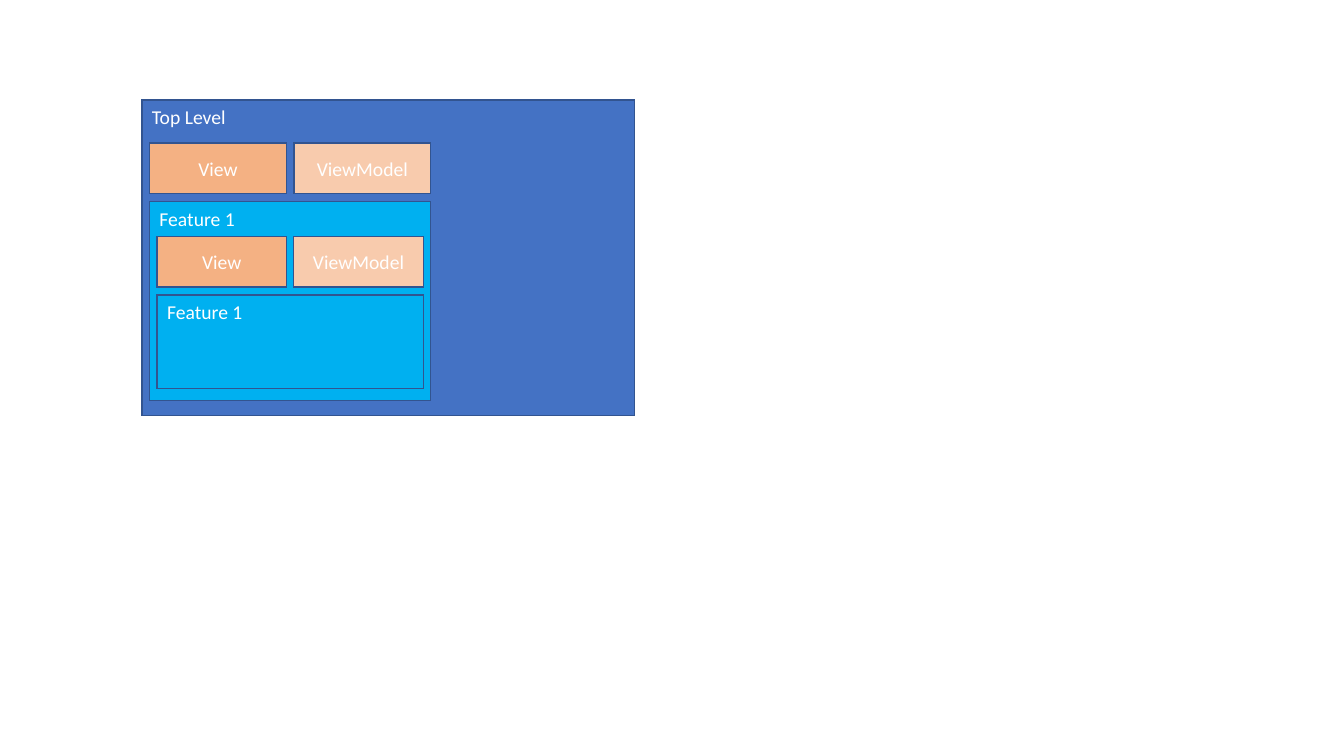
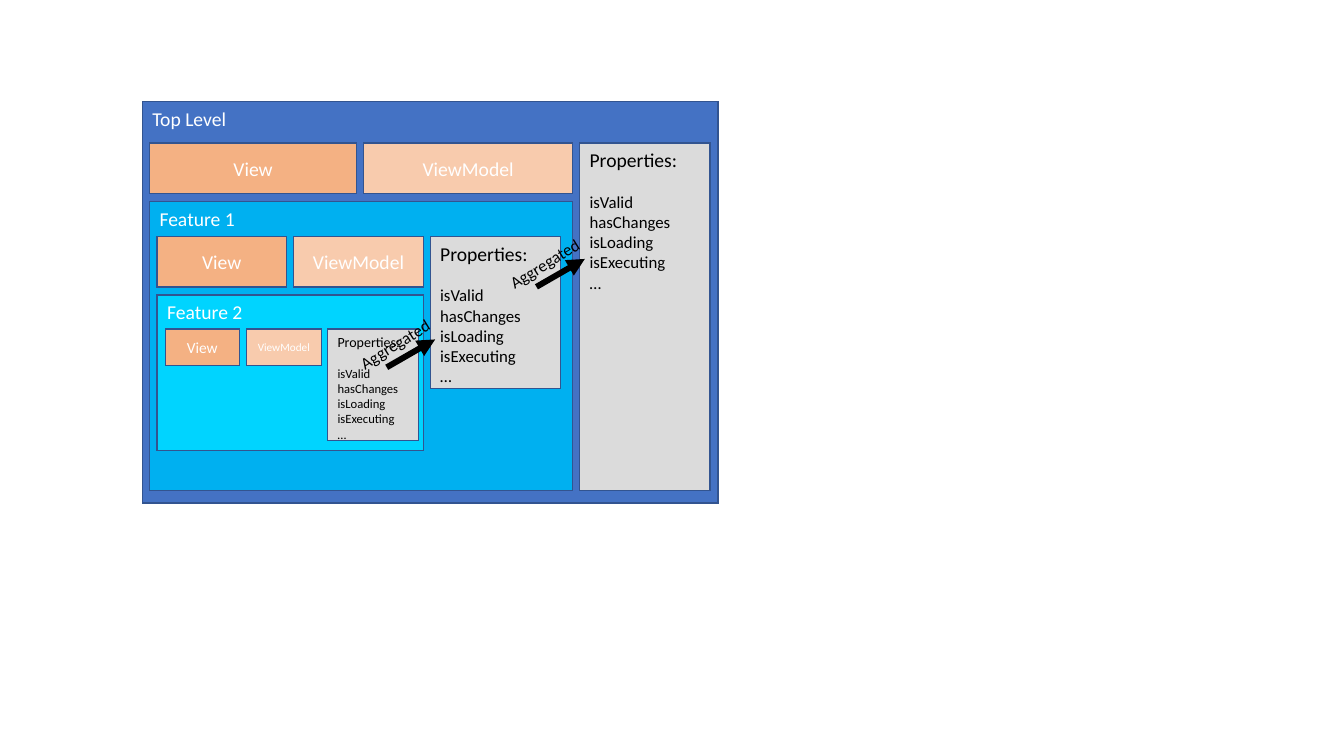
Before and after one commit to dolittle/Bifrost, a slide deck: slide 5 of Documentation/Diagrams.pptx. Drawn at 1344x756 pixels with LibreOffice and Linux fonts; fonts in the diff are those of the drawing. Boxes give left, top, right and bottom in pixels: in the first picture for what was removed or moved away, otherwise in the second. Text is boxed around its words. In the diff, an @@ line names an element or a change of style, - is before the commit and + after.

```diff
--- a/Documentation/Diagrams.pptx
+++ b/Documentation/Diagrams.pptx
@@ rectangle "Top Level": place and size @@
-rectangle "Top Level" at (142, 100, 634, 415)
+rectangle "Top Level" at (142, 102, 718, 503)
@@ rectangle "View": place and size @@
-rectangle "View" at (149, 143, 286, 194)
+rectangle "View" at (149, 143, 356, 194)
@@ rectangle "ViewModel": place and size @@
-rectangle "ViewModel" at (294, 143, 432, 194)
+rectangle "ViewModel" at (364, 143, 573, 194)
@@ rectangle added at (580, 143, 710, 491), fill #DBDBDB, outline #325491 1 pt, 12 pt, text #000000 @@
+Properties:
+isValid
+hasChanges
+isLoading
+isExecuting
+…
@@ rectangle "Feature 1": place and size @@
-rectangle "Feature 1" at (149, 202, 431, 400)
+rectangle "Feature 1" at (149, 202, 573, 491)
@@ rectangle added at (431, 237, 561, 389), fill #DBDBDB, outline #325491 1 pt, 12 pt, text #000000 @@
+Properties:
+isValid
+hasChanges
+isLoading
+isExecuting
+…
@@ text added at (496, 224, 597, 303), 12 pt, text #000000 @@
+Aggregated
@@ arrow added from (536, 287) to (585, 259), #000000 4.25 pt @@
@@ rectangle "Feature 2": place and size @@
-rectangle "Feature 2" at (157, 295, 424, 389)
+rectangle "Feature 2" at (157, 295, 424, 452)
@@ rectangle "Feature 2" at (157, 295, 424, 452): fill #00B0F0 to #00D4FF @@
@@ rectangle added at (165, 329, 239, 365), fill #F4B183, outline #325491 1 pt, 11 pt, text #FFFFFF @@
+View
@@ text in rectangle at (167, 306, 242, 319): text changed @@
-Feature 1
+Feature 2
@@ rectangle added at (246, 329, 321, 365), fill #F8CBAD, outline #325491 1 pt, 8 pt, text #FFFFFF @@
+ViewModel
@@ rectangle added at (328, 329, 418, 441), fill #DBDBDB, outline #325491 1 pt, 9 pt, text #000000 @@
+Properties:
+isValid
+hasChanges
+isLoading
+isExecuting
+…
@@ text added at (345, 303, 447, 382), 12 pt, text #000000 @@
+Aggregated
@@ arrow added from (387, 367) to (436, 340), #000000 4.25 pt @@
```
Also in this commit, not shown: 1 other file.
